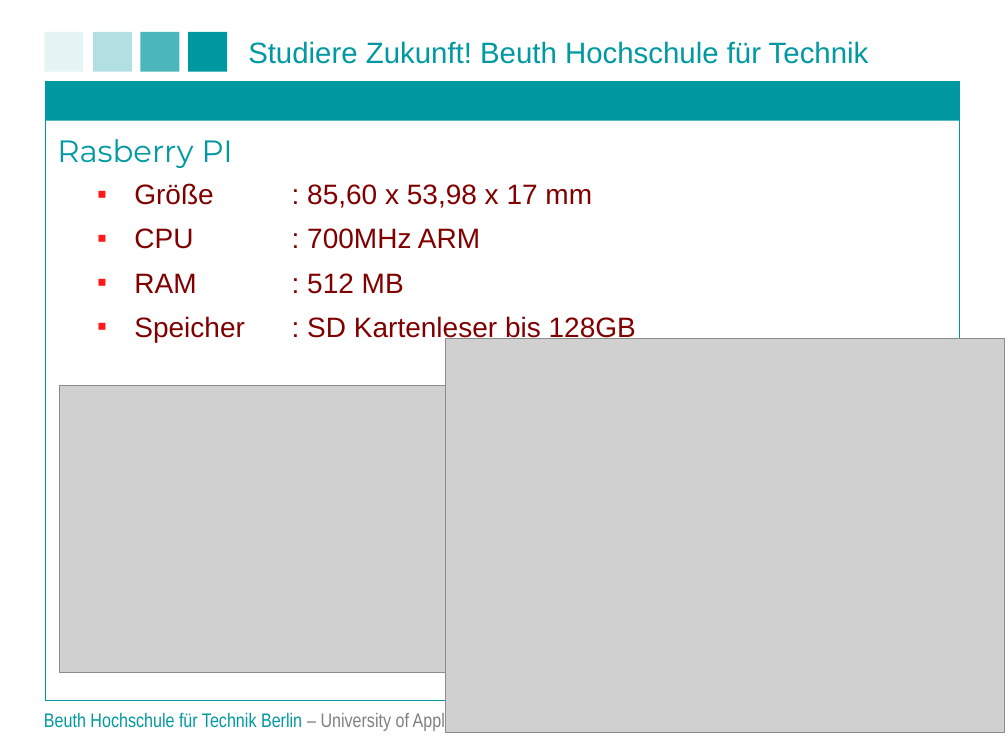
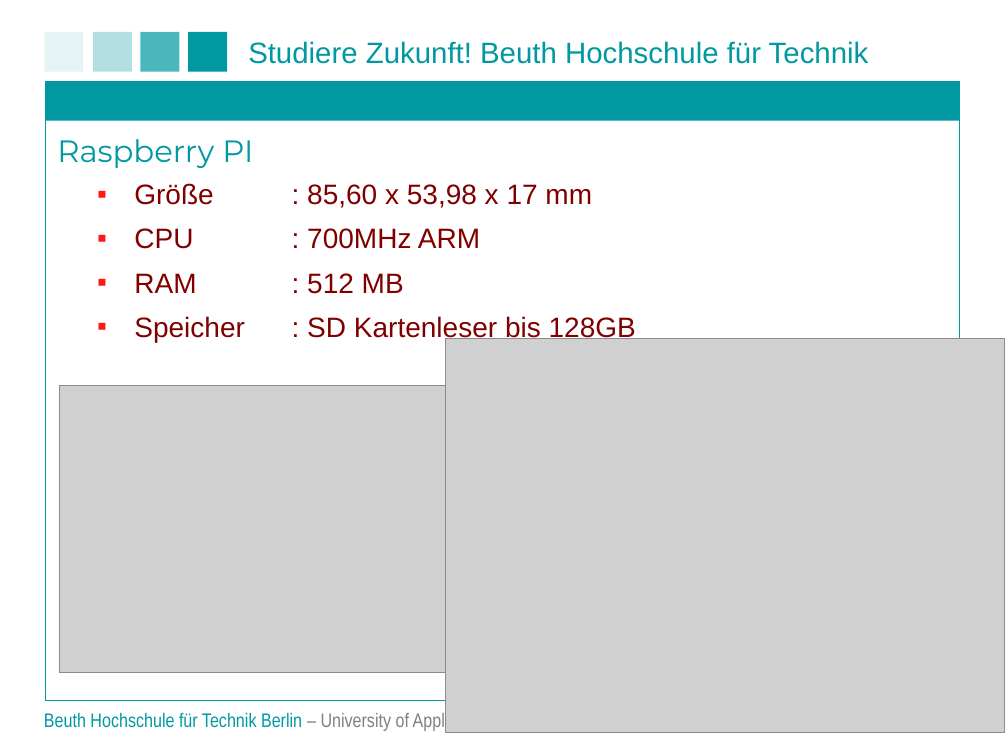
Before and after one commit to matt-han/TuerSpion, a slide deck: slide 4 of Projektpraesentation.ppt (slide 5 before the commit). Drawn at 1008x756 pixels with LibreOffice and Linux fonts; fonts in the diff are those of the drawing; grey boxes stand for pictures; background and template pictures are left out. Boxes give left, top, right and bottom in pixels: in the first picture for what was removed or moved away, otherwise in the second. Text is boxed around its words. In the diff, an @@ line names an element or a change of style, - is before the commit and + after.

```diff
--- a/Projektpraesentation.ppt
+++ b/Projektpraesentation.ppt
@@ text at <box>57,139,253,168</box>: text changed @@
-Rasberry PI
+Raspberry PI
```
Also in this commit, not shown: 19 other slides changed, 2 slides removed.
